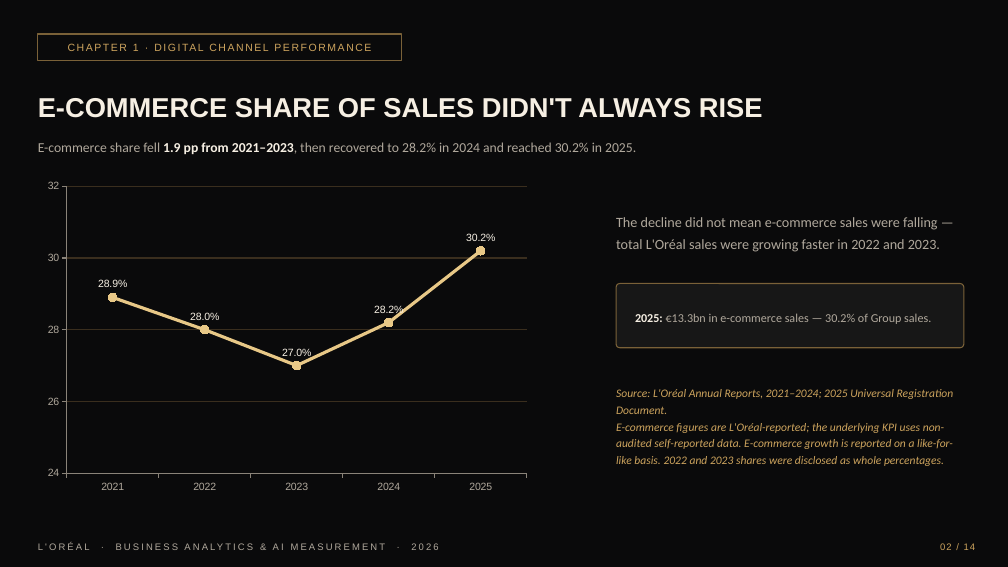
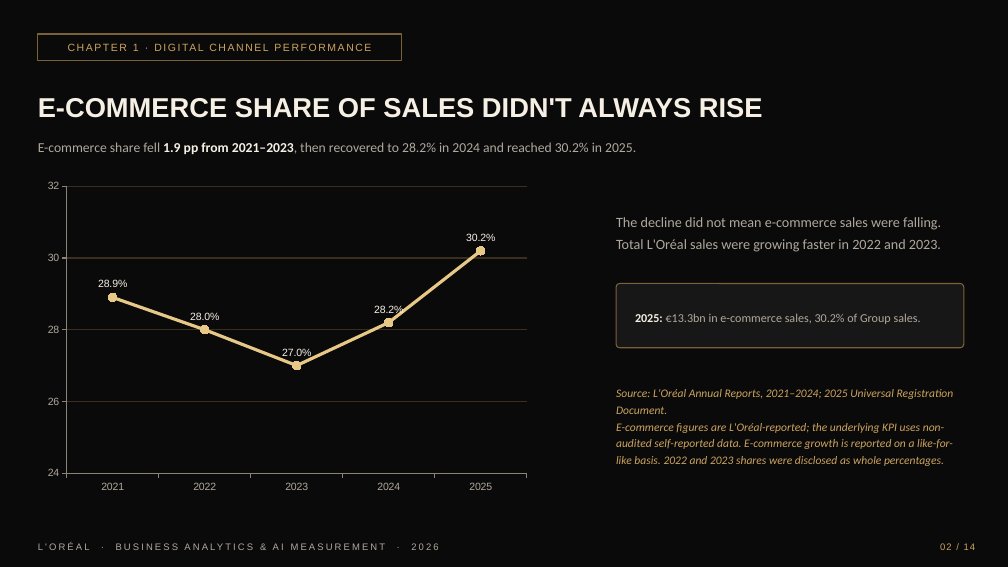
Before and after one commit to vigneshwari2408/loreal-ai-discovery-measurement, a slide deck: slide 2 of From-AI-Discovery-to-Measurement.pptx. Drawn at 1008x567 pixels with LibreOffice and Linux fonts; fonts in the diff are those of the drawing; background and template pictures are left out. Boxes give left, top, right and bottom in pixels: in the first picture for what was removed or moved away, otherwise in the second. Text is boxed around its words. In the diff, an @@ line names an element or a change of style, - is before the commit and + after.

```diff
--- a/From-AI-Discovery-to-Measurement.pptx
+++ b/From-AI-Discovery-to-Measurement.pptx
@@ text at (616,217,941,252): text changed @@
-The decline did not mean e-commerce sales were falling — total L'Oréal sales were growing faster in 2022 and 2023.
+The decline did not mean e-commerce sales were falling. Total L'Oréal sales were growing faster in 2022 and 2023.
@@ text at (635,313,921,324): text changed @@
-2025: €13.3bn in e-commerce sales — 30.2% of Group sales.
+2025: €13.3bn in e-commerce sales, 30.2% of Group sales.
```
Also in this commit, not shown: 10 other slides changed, 6 other files.
